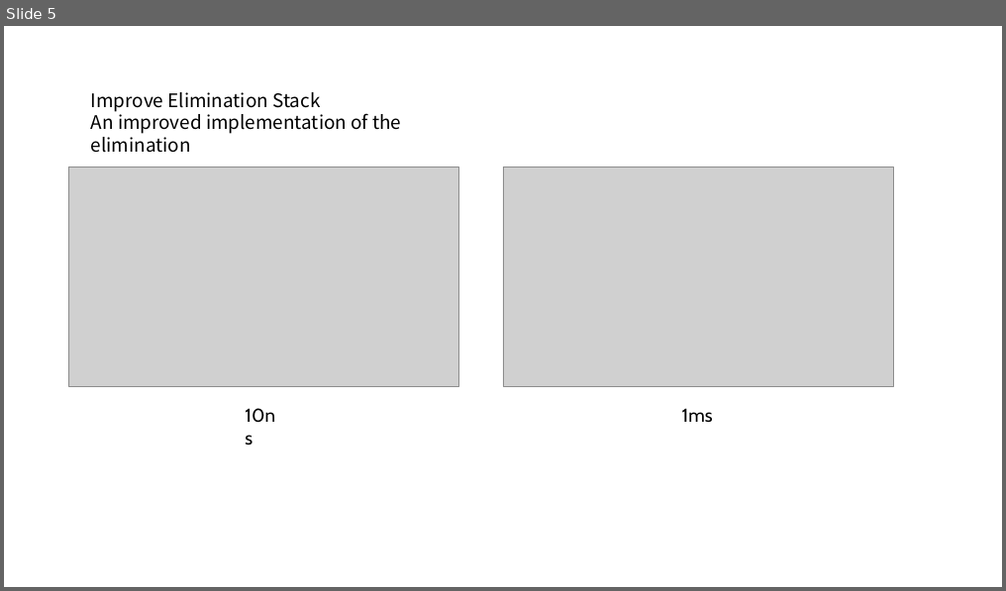
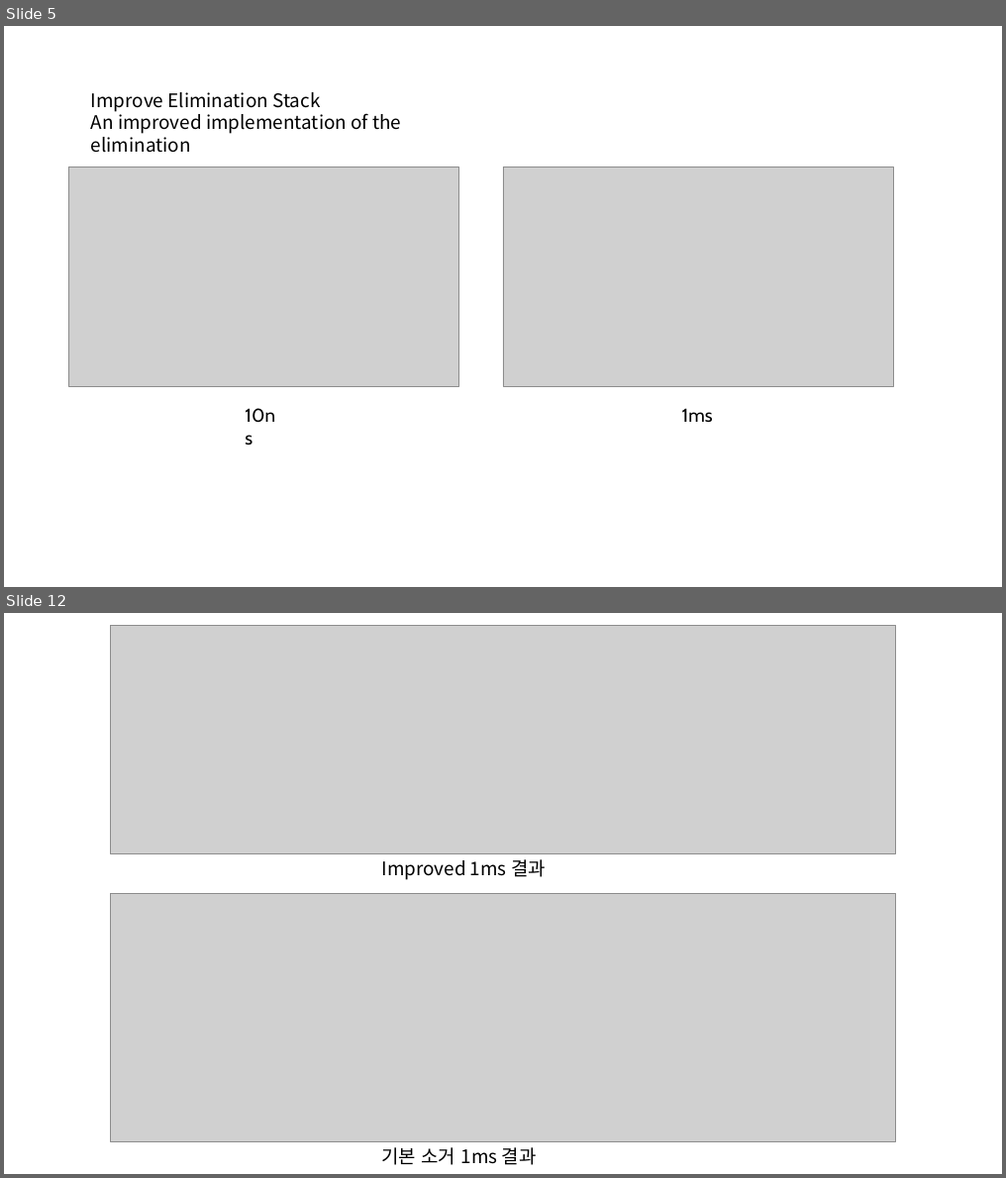
Before and after one commit to niche0905/MultiThreadStudy, a slide deck: 참고자료/결과 자료.pptx. Shown one above the other, each under a label of ours: slide 5 before the commit, slides 5 and 12 after it; the slides between them are not shown. The pictures are 1006x591 and 1006x1178 pixels, drawn with LibreOffice and Linux fonts; fonts in the diff are those of the drawing; grey boxes stand for pictures. Boxes give left, top, right and bottom in pixels: in the first picture for what was removed or moved away, otherwise in the second. Text is boxed around its words. In the diff, an @@ line names an element or a change of style, - is before the commit and + after.

Commit message:
결과 자료 3
결과 자료를 업데이트 하였다

```diff
--- a/참고자료/결과 자료.pptx
+++ b/참고자료/결과 자료.pptx
@@ slide 12 added at (x1=4, y1=613, x2=1002, y2=1174), background #FFFFFF @@
@@ picture added at (x1=110, y1=625, x2=896, y2=854) @@
@@ text added at (x1=382, y1=860, x2=546, y2=880), 18 pt, text #000000 @@
+Improved 1ms 결과
@@ picture added at (x1=110, y1=894, x2=896, y2=1143) @@
@@ text added at (x1=382, y1=1148, x2=537, y2=1165), 18 pt, text #000000 @@
+기본 소거 1ms 결과
```
Also in this commit, not shown: 5 slides changed, 8 other slides added.
